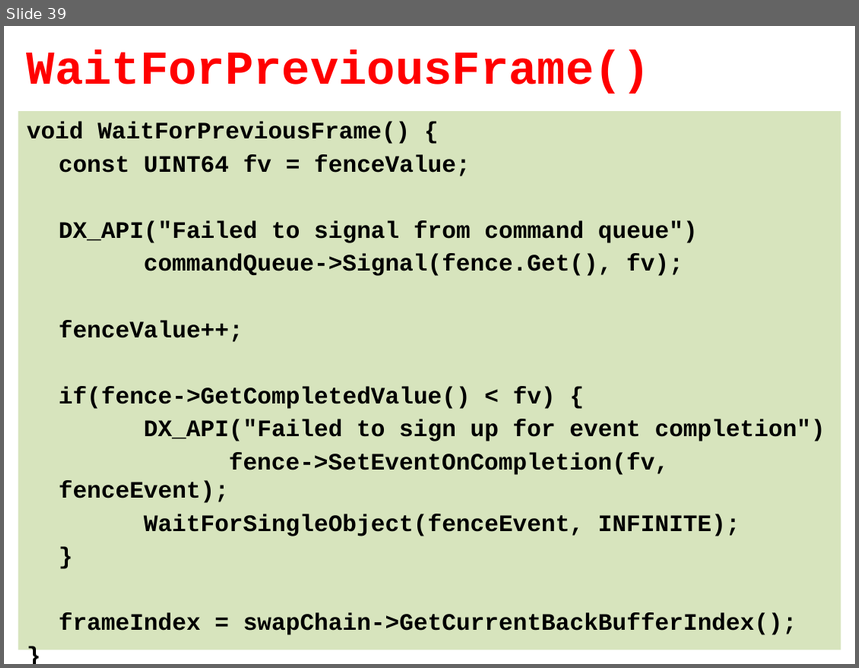
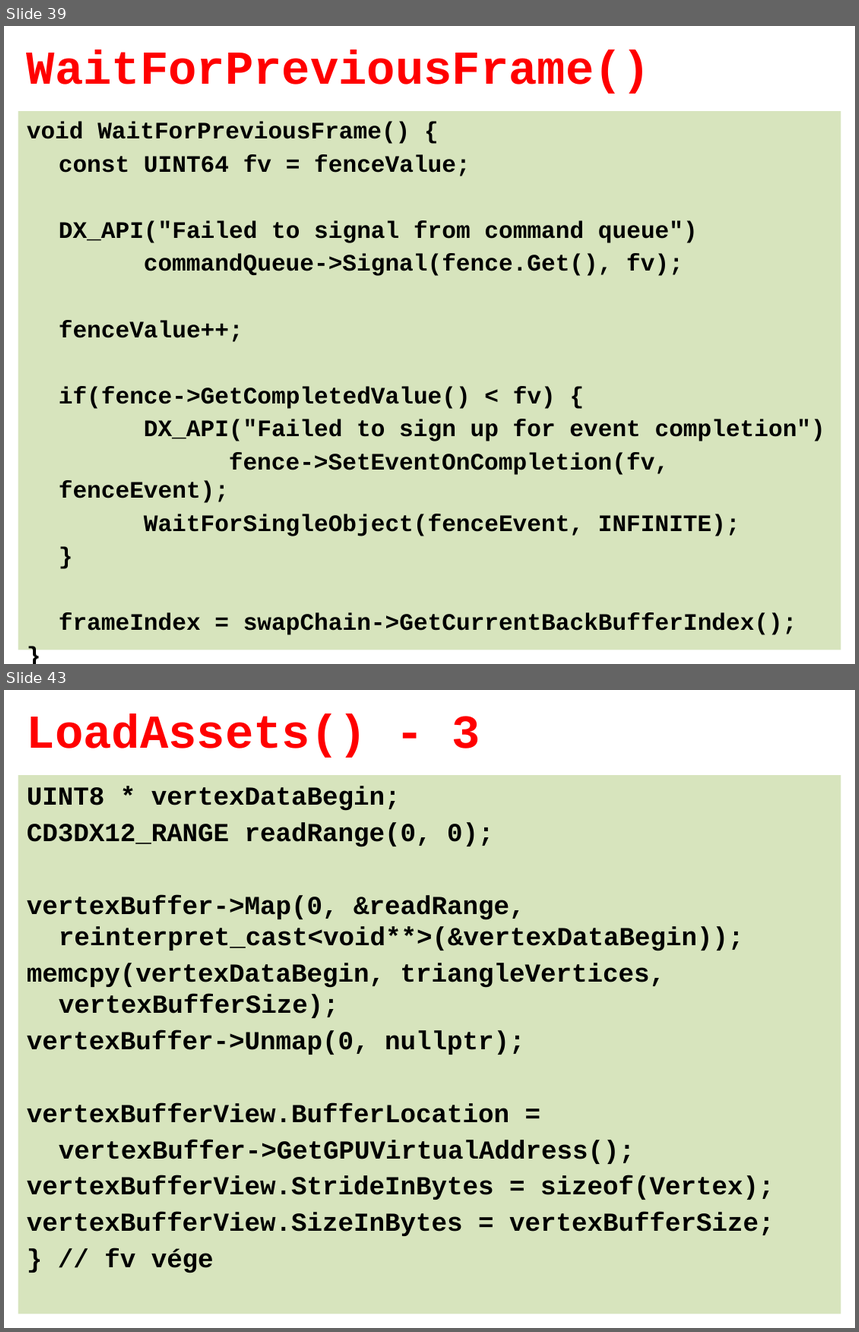
Before and after one commit to tyekx/dx12, a slide deck: Slides/gg000-HelloTriangle.pptx. Shown one above the other, each under a label of ours: slide 39 before the commit, slides 39 and 43 after it; the slides between them are not shown. The pictures are 859x668 and 859x1332 pixels, drawn with LibreOffice and Linux fonts; fonts in the diff are those of the drawing; background and template pictures are left out. Boxes give left, top, right and bottom in pixels: in the first picture for what was removed or moved away, otherwise in the second. Text is boxed around its words. In the diff, an @@ line names an element or a change of style, - is before the commit and + after.

```diff
--- a/Slides/gg000-HelloTriangle.pptx
+++ b/Slides/gg000-HelloTriangle.pptx
@@ slide 43 added at (4,690,855,1328), background #FFFFFF @@
@@ title added at (27,714,481,758), 40 pt, text #FF0000, bold @@
+LoadAssets() - 3
@@ text added at (18,775,842,1314), fill #D7E4BD, 22 pt, text #000000, bold @@
+UINT8 * vertexDataBegin;
+CD3DX12_RANGE readRange(0, 0);
+vertexBuffer->Map(0, &readRange, reinterpret_cast<void**>(&vertexDataBegin));
+memcpy(vertexDataBegin, triangleVertices, vertexBufferSize);
+vertexBuffer->Unmap(0, nullptr);
+vertexBufferView.BufferLocation =
+vertexBuffer->GetGPUVirtualAddress();
+vertexBufferView.StrideInBytes = sizeof(Vertex);
+vertexBufferView.SizeInBytes = vertexBufferSize;
+} // fv vége
```
Also in this commit, not shown: 2 slides changed, 19 other slides added, 2 other files.
